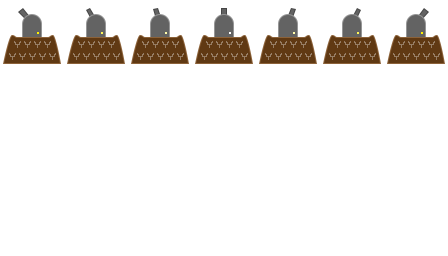
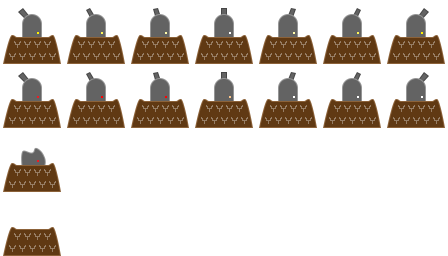
Layer changes from the first w=448, h=256 image to the second:
added group "Outpost _dmg2 copy" with 2 layers above "Outpost _dmg2" over (x1=3, y1=227, x2=61, y2=256)
added layer "Rectangle 12" (1st of 16, in "Outpost _dmg2 copy") in group "Outpost _dmg2 copy" over (x1=3, y1=227, x2=61, y2=256)
added group "Outpost _dmg2" with 4 layers above "Outpost _dmg1" over (x1=3, y1=147, x2=61, y2=192)
added layer "Rectangle 12" (2nd of 16, in "Outpost _dmg2") in group "Outpost _dmg2" over (x1=3, y1=163, x2=61, y2=192)
added group "Outpost _dmg1" with 42 layers above "Outpost" over (x1=3, y1=72, x2=445, y2=128)
added group "Outpost Pistine_Frame1 copy 6" (1st of 2, in "Outpost _dmg1") with 5 layers in group "Outpost _dmg1" over (x1=387, y1=72, x2=445, y2=128)
added layer "Rectangle 12" (3rd of 16, in "Outpost _dmg1" › "Outpost Pistine_Frame1 copy 6") in group "Outpost Pistine_Frame1 copy 6" over (x1=387, y1=99, x2=445, y2=128)
added group "Outpost Pistine_Frame1 copy 5" (1st of 2, in "Outpost _dmg1") with 5 layers in group "Outpost _dmg1" over (x1=323, y1=72, x2=381, y2=128)
added group "Outpost Pistine_Frame1 copy 4" (1st of 2, in "Outpost _dmg1") with 5 layers in group "Outpost _dmg1" over (x1=259, y1=72, x2=317, y2=128)
added group "Outpost Pistine_Frame1 copy 3" (1st of 2, in "Outpost _dmg1") with 5 layers in group "Outpost _dmg1" over (x1=195, y1=72, x2=253, y2=128)
added group "Outpost Pistine_Frame1 copy 2" (1st of 2, in "Outpost _dmg1") with 5 layers in group "Outpost _dmg1" over (x1=131, y1=72, x2=189, y2=128)
added group "Outpost Pistine_Frame1 copy" (1st of 2, in "Outpost _dmg1") with 5 layers in group "Outpost _dmg1" over (x1=67, y1=72, x2=125, y2=128)
added group "Outpost Pistine_Frame1" (1st of 2, in "Outpost _dmg1") with 5 layers in group "Outpost _dmg1" over (x1=3, y1=72, x2=61, y2=128)
…and 30 more changes (30 added)
